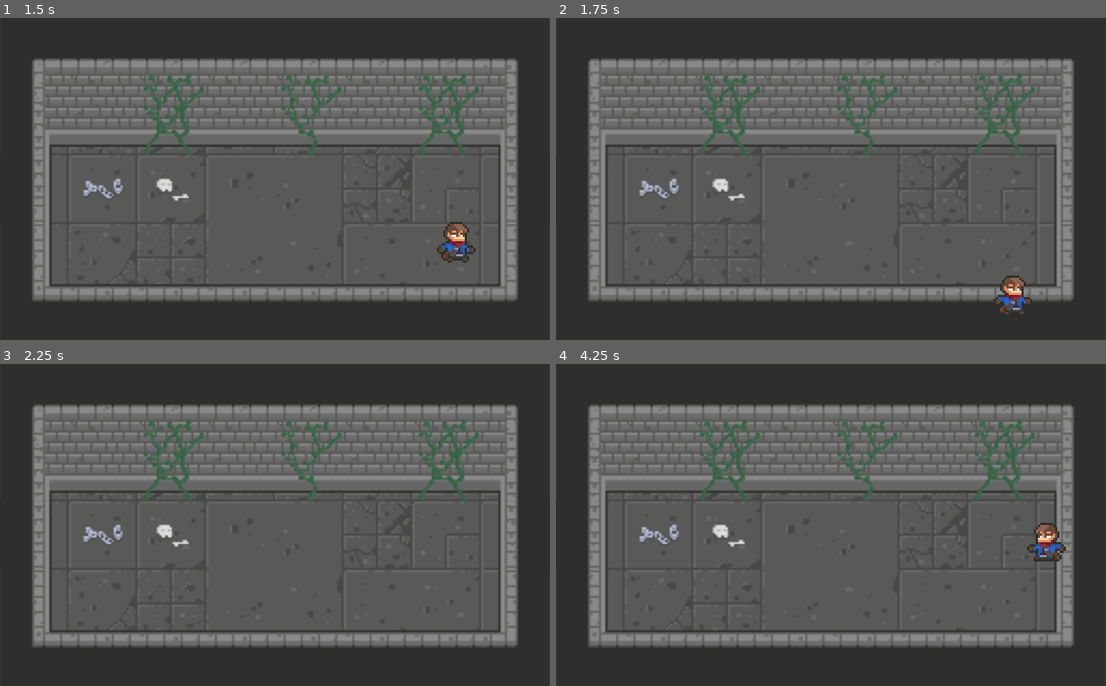
Above: before the commit, frames 1-4 (two rows, left to right).
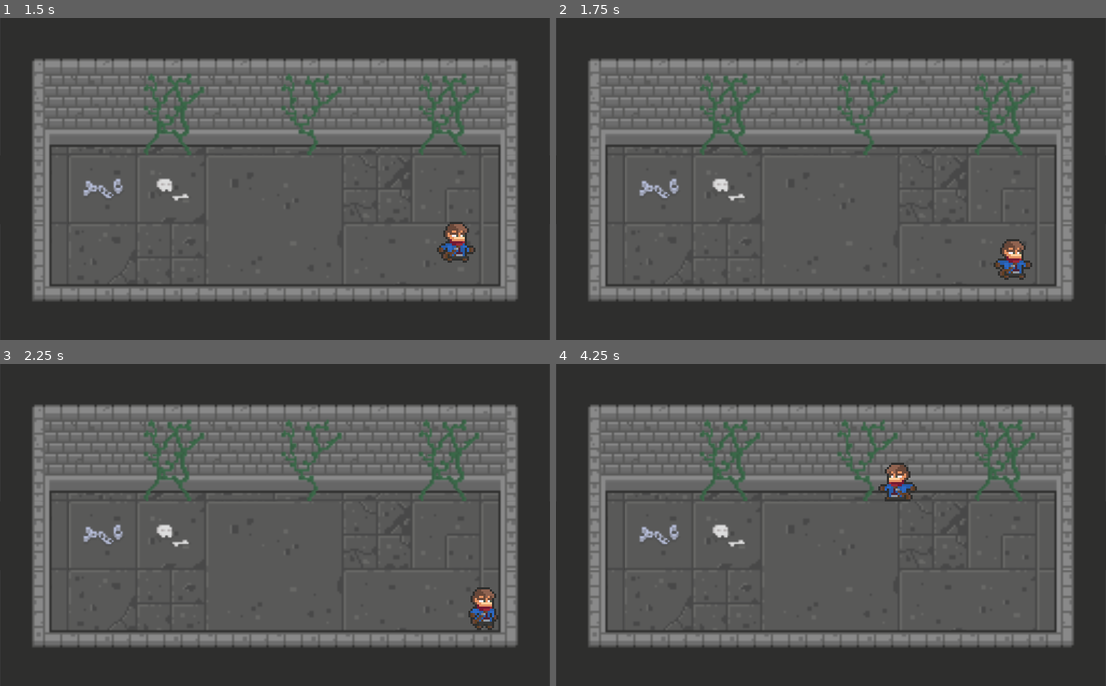
Above: after the commit, the same moments.

Repository: bandreetto/mimic-dungeon
Game: Godot game, scene res://root.tscn
The game is run twice, just before and just after one commit, with the same random seed, the same clock (stepped at 60 frames per second) and the same inputs.
Inputs:
- Up to frame 1 (1.5 s): tap Enter at 0.5 s; hold Right (ui_right) 0.53-1.28 s; hold Down (ui_down) from 1.28 s (still down)
- Up to frame 2 (1.75 s): keep holding Down (ui_down)
- Up to frame 3 (2.25 s): release Down (ui_down) at 2.03 s; hold Right (ui_right) from 2.03 s (still down)
- Up to frame 4 (4.25 s): release Right (ui_right) at 2.78 s; hold Up (ui_up) 2.78-3.53 s; hold Left (ui_left) from 3.53 s (still down)

Frame 1 is identical in both runs. In frame 2, 1.0% of the frame differs, in the area x 79-87%, y 68-92%; in frame 3, 0.5%; in frame 4, 1.1%, in the area x 58-93%, y 30-62%.

Commit message:
wall colisions

Diff:
--- a/environment/walls.tres
+++ b/environment/walls.tres
@@ -1,6 +1,96 @@
-[gd_resource type="TileSet" load_steps=2 format=2]
+[gd_resource type="TileSet" load_steps=32 format=2]
 
 [ext_resource path="res://assets/dungeon/dungeon_tileset.png" type="Texture" id=1]
+
+[sub_resource type="ConvexPolygonShape2D" id=1]
+points = PoolVector2Array( 32, 32, 0, 32, 0, 0, 32, 0 )
+
+[sub_resource type="ConvexPolygonShape2D" id=2]
+points = PoolVector2Array( 32, 32, 0, 32, 0, 0, 32, 0 )
+
+[sub_resource type="ConvexPolygonShape2D" id=3]
+points = PoolVector2Array( 32, 32, 0, 32, 0, 0, 32, 0 )
+
+[sub_resource type="ConvexPolygonShape2D" id=4]
+points = PoolVector2Array( 32, 32, 0, 32, 0, 0, 32, 0 )
+
+[sub_resource type="ConvexPolygonShape2D" id=5]
+points = PoolVector2Array( 32, 32, 0, 32, 0, 0, 32, 0 )
+
+[sub_resource type="ConvexPolygonShape2D" id=6]
+points = PoolVector2Array( 32, 32, 0, 32, 0, 0, 32, 0 )
+
+[sub_resource type="ConvexPolygonShape2D" id=7]
+points = PoolVector2Array( 32, 16, 0, 16, 0, 0, 32, 0 )
+
+[sub_resource type="ConvexPolygonShape2D" id=8]
+points = PoolVector2Array( 32, 16, 0, 16, 0, 0, 32, 0 )
+
+[sub_resource type="ConvexPolygonShape2D" id=9]
+points = PoolVector2Array( 32, 32, 8, 32, 8, 16, 32, 16 )
+
+[sub_resource type="ConvexPolygonShape2D" id=10]
+points = PoolVector2Array( 32, 32, 8, 32, 8, 0, 32, 0 )
+
+[sub_resource type="ConvexPolygonShape2D" id=11]
+points = PoolVector2Array( 8, 32, 0, 32, 0, 28, 8, 28 )
+
+[sub_resource type="ConvexPolygonShape2D" id=12]
+points = PoolVector2Array( 32, 32, 0, 32, 0, 28, 32, 28 )
+
+[sub_resource type="ConvexPolygonShape2D" id=13]
+points = PoolVector2Array( 32, 32, 22, 32, 22, 28, 32, 28 )
+
+[sub_resource type="ConvexPolygonShape2D" id=31]
+points = PoolVector2Array( 22, 32, 0, 32, 0, 0, 22, 0 )
+
+[sub_resource type="ConvexPolygonShape2D" id=32]
+points = PoolVector2Array( 32, 16, 22, 16, 22, 0, 32, 0 )
+
+[sub_resource type="ConvexPolygonShape2D" id=33]
+points = PoolVector2Array( 22, 32, 0, 32, 0, 0, 22, 0 )
+
+[sub_resource type="ConvexPolygonShape2D" id=17]
+points = PoolVector2Array( 32, 32, 12, 32, 12, 12, 32, 12 )
+
+[sub_resource type="ConvexPolygonShape2D" id=18]
+points = PoolVector2Array( 32, 32, 0, 32, 0, 12, 32, 12 )
+
+[sub_resource type="ConvexPolygonShape2D" id=19]
+points = PoolVector2Array( 20, 32, 0, 32, 0, 12, 20, 12 )
+
+[sub_resource type="ConvexPolygonShape2D" id=20]
+points = PoolVector2Array( 12, 32, 10, 32, 10, 28, 12, 28 )
+
+[sub_resource type="ConvexPolygonShape2D" id=21]
+points = PoolVector2Array( 20, 28, 22, 28, 22, 32, 20, 32 )
+
+[sub_resource type="ConvexPolygonShape2D" id=23]
+points = PoolVector2Array( 0, 0, 32, 0, 32, 32, 0, 32 )
+
+[sub_resource type="ConvexPolygonShape2D" id=24]
+points = PoolVector2Array( 22, 32, 0, 32, 0, 0, 22, 0 )
+
+[sub_resource type="ConvexPolygonShape2D" id=25]
+points = PoolVector2Array( 22, 16, 0, 16, 0, 0, 22, 0 )
+
+[sub_resource type="ConvexPolygonShape2D" id=26]
+points = PoolVector2Array( 32, 16, 0, 16, 0, 0, 32, 0 )
+
+[sub_resource type="ConvexPolygonShape2D" id=27]
+points = PoolVector2Array( 0, 0, 32, 0, 32, 32, 0, 32 )
+
+[sub_resource type="ConvexPolygonShape2D" id=28]
+points = PoolVector2Array( 32, 16, 10, 16, 10, 0, 32, 0 )
+
+[sub_resource type="ConvexPolygonShape2D" id=29]
+points = PoolVector2Array( 32, 32, 10, 32, 10, 0, 32, 0 )
+
+[sub_resource type="ConvexPolygonShape2D" id=30]
+points = PoolVector2Array( 32, 32, 10, 32, 10, 0, 32, 0 )
+
+[sub_resource type="ConvexPolygonShape2D" id=34]
+points = PoolVector2Array( 22, 32, 0, 32, 0, 0, 22, 0 )
 
 [resource]
 0/name = "outer-walls"
@@ -20,9 +110,106 @@
 0/navigation_offset = Vector2( 0, 0 )
 0/shape_offset = Vector2( 0, 0 )
 0/shape_transform = Transform2D( 1, 0, 0, 1, 0, 0 )
+0/shape = SubResource( 1 )
 0/shape_one_way = false
-0/shape_one_way_margin = 0.0
-0/shapes = [  ]
+0/shape_one_way_margin = 1.0
+0/shapes = [ {
+"autotile_coord": Vector2( 0, 0 ),
+"one_way": false,
+"one_way_margin": 1.0,
+"shape": SubResource( 1 ),
+"shape_transform": Transform2D( 1, 0, 0, 1, 0, 0 )
+}, {
+"autotile_coord": Vector2( 1, 0 ),
+"one_way": false,
+"one_way_margin": 1.0,
+"shape": SubResource( 2 ),
+"shape_transform": Transform2D( 1, 0, 0, 1, 0, 0 )
+}, {
+"autotile_coord": Vector2( 2, 0 ),
+"one_way": false,
+"one_way_margin": 1.0,
+"shape": SubResource( 3 ),
+"shape_transform": Transform2D( 1, 0, 0, 1, 0, 0 )
+}, {
+"autotile_coord": Vector2( 0, 3 ),
+"one_way": false,
+"one_way_margin": 1.0,
+"shape": SubResource( 4 ),
+"shape_transform": Transform2D( 1, 0, 0, 1, 0, 0 )
+}, {
+"autotile_coord": Vector2( 1, 3 ),
+"one_way": false,
+"one_way_margin": 1.0,
+"shape": SubResource( 5 ),
+"shape_transform": Transform2D( 1, 0, 0, 1, 0, 0 )
+}, {
+"autotile_coord": Vector2( 2, 3 ),
+"one_way": false,
+"one_way_margin": 1.0,
+"shape": SubResource( 6 ),
+"shape_transform": Transform2D( 1, 0, 0, 1, 0, 0 )
+}, {
+"autotile_coord": Vector2( 1, 1 ),
+"one_way": false,
+"one_way_margin": 1.0,
+"shape": SubResource( 7 ),
+"shape_transform": Transform2D( 1, 0, 0, 1, 0, 0 )
+}, {
+"autotile_coord": Vector2( 2, 1 ),
+"one_way": false,
+"one_way_margin": 1.0,
+"shape": SubResource( 8 ),
+"shape_transform": Transform2D( 1, 0, 0, 1, 0, 0 )
+}, {
+"autotile_coord": Vector2( 2, 1 ),
+"one_way": false,
+"one_way_margin": 1.0,
+"shape": SubResource( 9 ),
+"shape_transform": Transform2D( 1, 0, 0, 1, 0, 0 )
+}, {
+"autotile_coord": Vector2( 2, 2 ),
+"one_way": false,
+"one_way_margin": 1.0,
+"shape": SubResource( 10 ),
+"shape_transform": Transform2D( 1, 0, 0, 1, 0, 0 )
+}, {
+"autotile_coord": Vector2( 2, 2 ),
+"one_way": false,
+"one_way_margin": 1.0,
+"shape": SubResource( 11 ),
+"shape_transform": Transform2D( 1, 0, 0, 1, 0, 0 )
+}, {
+"autotile_coord": Vector2( 1, 2 ),
+"one_way": false,
+"one_way_margin": 1.0,
+"shape": SubResource( 12 ),
+"shape_transform": Transform2D( 1, 0, 0, 1, 0, 0 )
+}, {
+"autotile_coord": Vector2( 0, 2 ),
+"one_way": false,
+"one_way_margin": 1.0,
+"shape": SubResource( 13 ),
+"shape_transform": Transform2D( 1, 0, 0, 1, 0, 0 )
+}, {
+"autotile_coord": Vector2( 0, 1 ),
+"one_way": false,
+"one_way_margin": 1.0,
+"shape": SubResource( 31 ),
+"shape_transform": Transform2D( 1, 0, 0, 1, 0, 0 )
+}, {
+"autotile_coord": Vector2( 0, 1 ),
+"one_way": false,
+"one_way_margin": 1.0,
+"shape": SubResource( 32 ),
+"shape_transform": Transform2D( 1, 0, 0, 1, 0, 0 )
+}, {
+"autotile_coord": Vector2( 0, 2 ),
+"one_way": false,
+"one_way_margin": 1.0,
+"shape": SubResource( 33 ),
+"shape_transform": Transform2D( 1, 0, 0, 1, 0, 0 )
+} ]
 0/z_index = 0
 1/name = "inner-walls"
 1/texture = ExtResource( 1 )
@@ -41,9 +228,94 @@
 1/navigation_offset = Vector2( 0, 0 )
 1/shape_offset = Vector2( 0, 0 )
 1/shape_transform = Transform2D( 1, 0, 0, 1, 0, 0 )
+1/shape = SubResource( 17 )
 1/shape_one_way = false
-1/shape_one_way_margin = 0.0
-1/shapes = [  ]
+1/shape_one_way_margin = 1.0
+1/shapes = [ {
+"autotile_coord": Vector2( 0, 0 ),
+"one_way": false,
+"one_way_margin": 1.0,
+"shape": SubResource( 17 ),
+"shape_transform": Transform2D( 1, 0, 0, 1, 0, 0 )
+}, {
+"autotile_coord": Vector2( 1, 0 ),
+"one_way": false,
+"one_way_margin": 1.0,
+"shape": SubResource( 18 ),
+"shape_transform": Transform2D( 1, 0, 0, 1, 0, 0 )
+}, {
+"autotile_coord": Vector2( 2, 0 ),
+"one_way": false,
+"one_way_margin": 1.0,
+"shape": SubResource( 19 ),
+"shape_transform": Transform2D( 1, 0, 0, 1, 0, 0 )
+}, {
+"autotile_coord": Vector2( 0, 0 ),
+"one_way": false,
+"one_way_margin": 1.0,
+"shape": SubResource( 20 ),
+"shape_transform": Transform2D( 1, 0, 0, 1, 0, 0 )
+}, {
+"autotile_coord": Vector2( 2, 0 ),
+"one_way": false,
+"one_way_margin": 1.0,
+"shape": SubResource( 21 ),
+"shape_transform": Transform2D( 1, 0, 0, 1, 0, 0 )
+}, {
+"autotile_coord": Vector2( 1, 1 ),
+"one_way": false,
+"one_way_margin": 1.0,
+"shape": SubResource( 23 ),
+"shape_transform": Transform2D( 1, 0, 0, 1, 0, 0 )
+}, {
+"autotile_coord": Vector2( 2, 2 ),
+"one_way": false,
+"one_way_margin": 1.0,
+"shape": SubResource( 24 ),
+"shape_transform": Transform2D( 1, 0, 0, 1, 0, 0 )
+}, {
+"autotile_coord": Vector2( 2, 3 ),
+"one_way": false,
+"one_way_margin": 1.0,
+"shape": SubResource( 25 ),
+"shape_transform": Transform2D( 1, 0, 0, 1, 0, 0 )
+}, {
+"autotile_coord": Vector2( 1, 3 ),
+"one_way": false,
+"one_way_margin": 1.0,
+"shape": SubResource( 26 ),
+"shape_transform": Transform2D( 1, 0, 0, 1, 0, 0 )
+}, {
+"autotile_coord": Vector2( 1, 2 ),
+"one_way": false,
+"one_way_margin": 1.0,
+"shape": SubResource( 27 ),
+"shape_transform": Transform2D( 1, 0, 0, 1, 0, 0 )
+}, {
+"autotile_coord": Vector2( 0, 3 ),
+"one_way": false,
+"one_way_margin": 1.0,
+"shape": SubResource( 28 ),
+"shape_transform": Transform2D( 1, 0, 0, 1, 0, 0 )
+}, {
+"autotile_coord": Vector2( 0, 2 ),
+"one_way": false,
+"one_way_margin": 1.0,
+"shape": SubResource( 29 ),
+"shape_transform": Transform2D( 1, 0, 0, 1, 0, 0 )
+}, {
+"autotile_coord": Vector2( 0, 1 ),
+"one_way": false,
+"one_way_margin": 1.0,
+"shape": SubResource( 30 ),
+"shape_transform": Transform2D( 1, 0, 0, 1, 0, 0 )
+}, {
+"autotile_coord": Vector2( 2, 1 ),
+"one_way": false,
+"one_way_margin": 1.0,
+"shape": SubResource( 34 ),
+"shape_transform": Transform2D( 1, 0, 0, 1, 0, 0 )
+} ]
 1/z_index = 0
 2/name = "detailed-walls"
 2/texture = ExtResource( 1 )
